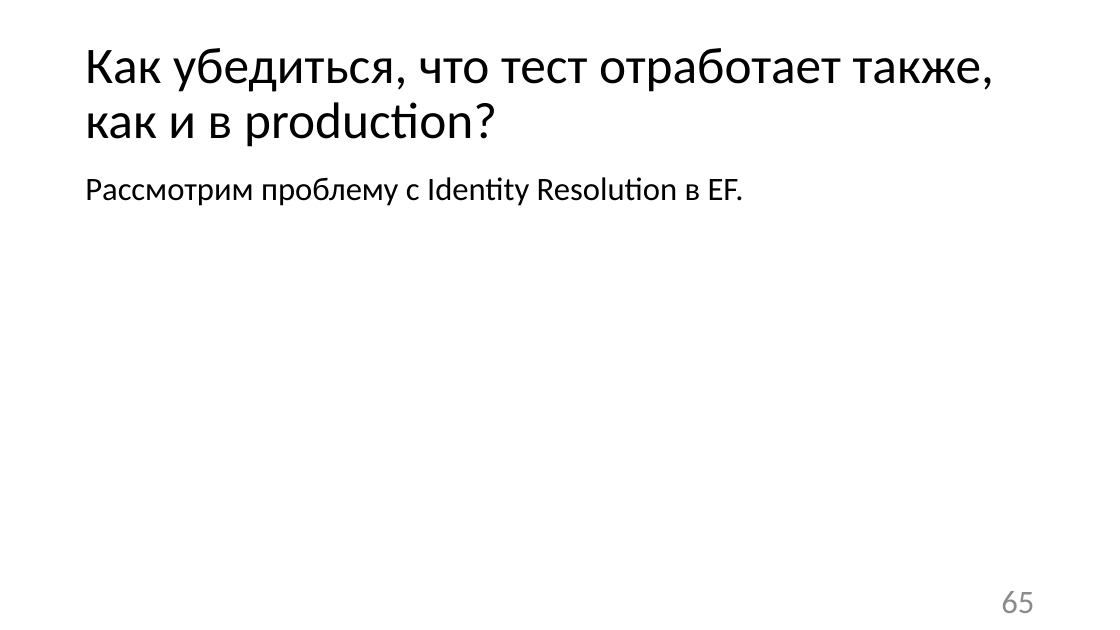
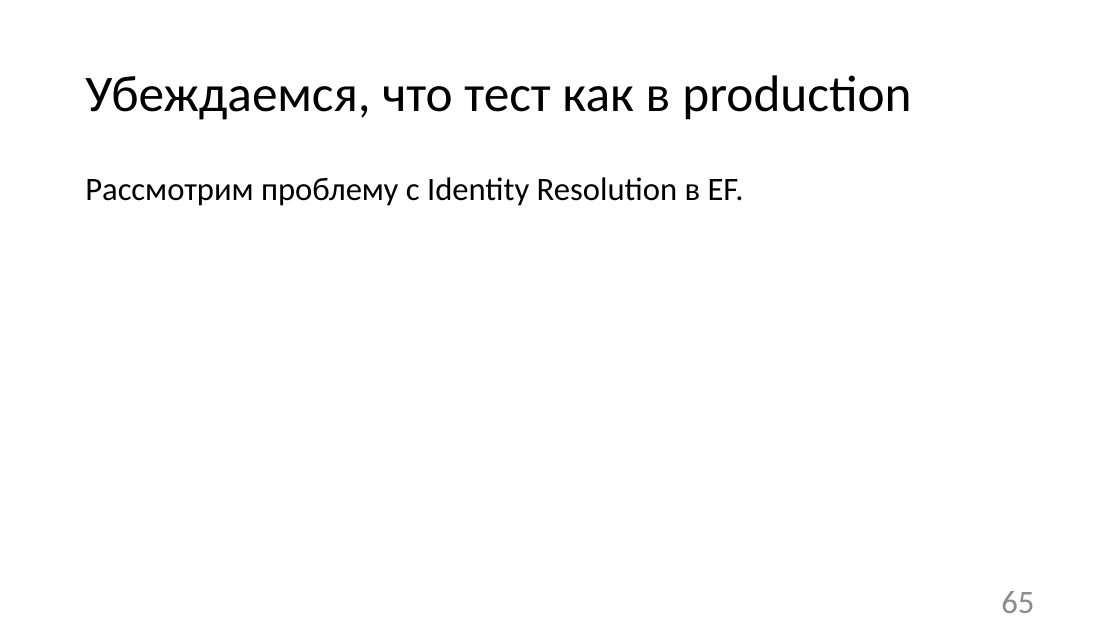
Before and after one commit to Sa1Gur/DbTest.Containers, a slide deck: slide 65 of DbaseTesting.pptx. Drawn at 1120x630 pixels with LibreOffice and Linux fonts; fonts in the diff are those of the drawing. Boxes give left, top, right and bottom in pixels: in the first picture for what was removed or moved away, otherwise in the second. Text is boxed around its words. In the diff, an @@ line names an element or a change of style, - is before the commit and + after.

```diff
--- a/DbaseTesting.pptx
+++ b/DbaseTesting.pptx
@@ title at (85, 75, 911, 120): text changed @@
-Как убедиться, что тест отработает также, как и в production?
+Убеждаемся, что тест как в production
```
Also in this commit, not shown: 67 other slides changed.
